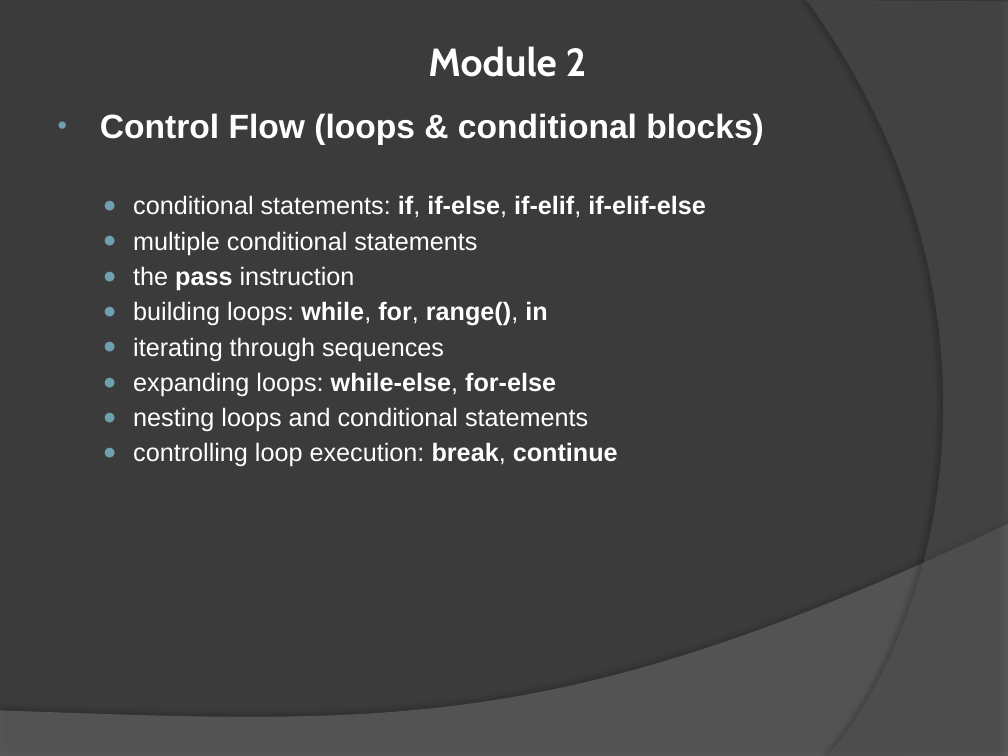
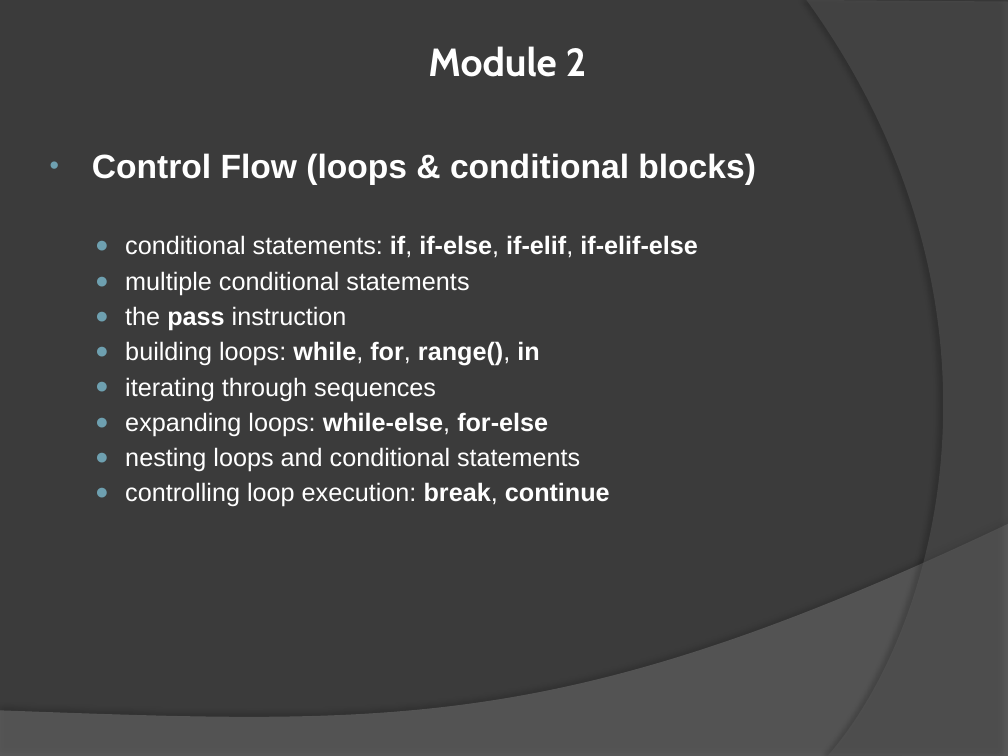
Before and after one commit to AsipiRavi2/pythonforbeginners, a slide deck: slide 3 of curriculum.pptx. Drawn at 1008x756 pixels with LibreOffice and Linux fonts; fonts in the diff are those of the drawing. Boxes give left, top, right and bottom in pixels: in the first picture for what was removed or moved away, otherwise in the second. Text is boxed around its words. In the diff, an @@ line names an element or a change of style, - is before the commit and + after.

Commit message:
module 3 addition

```diff
--- a/curriculum.pptx
+++ b/curriculum.pptx
@@ text "Control Flow (loops & conditional ...": place and size @@
-text "Control Flow (loops & conditional ..." at (100, 113, 764, 467)
+text "Control Flow (loops & conditional ..." at (92, 153, 756, 507)
```
Also in this commit, not shown: 3 other slides changed, 4 other files.
